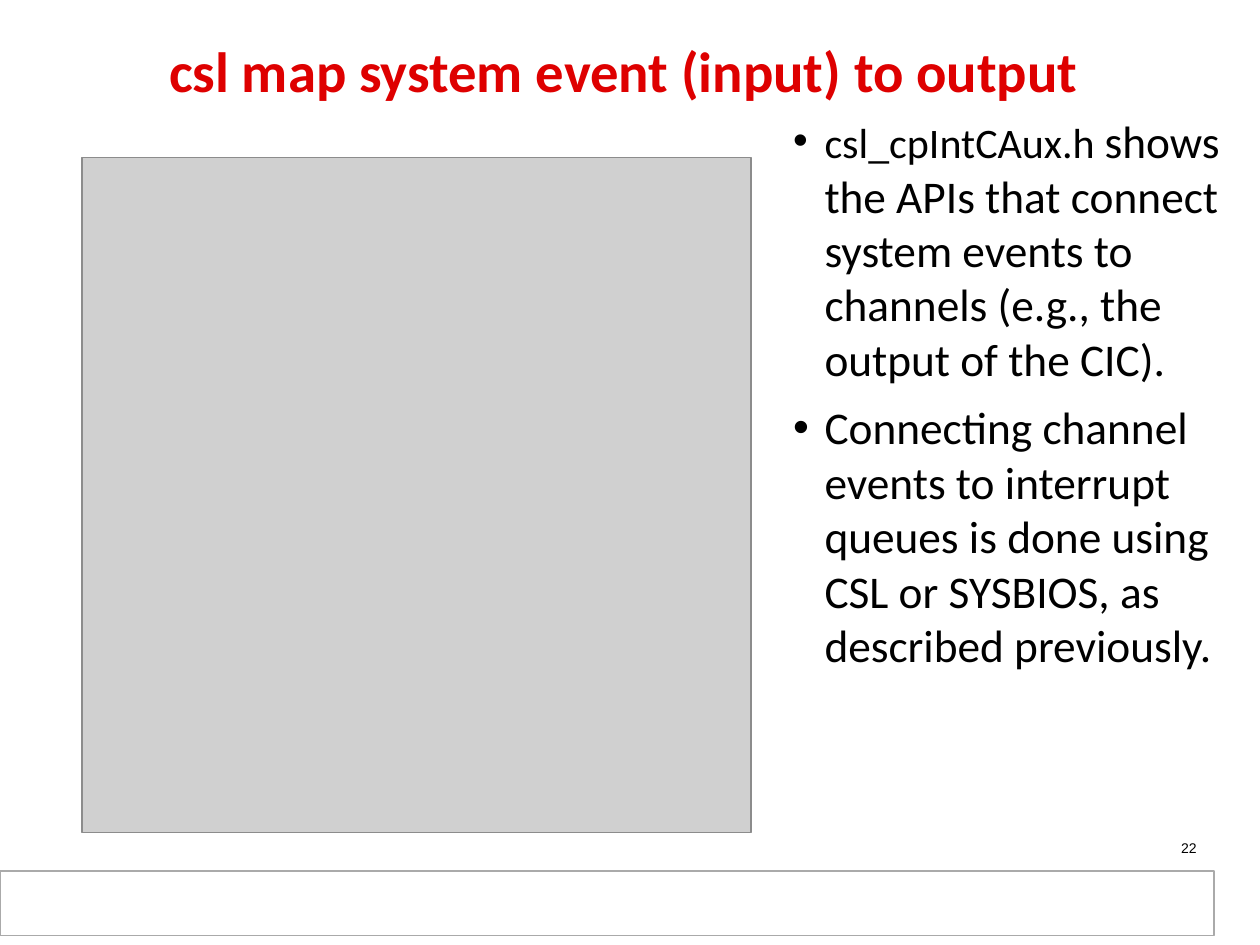
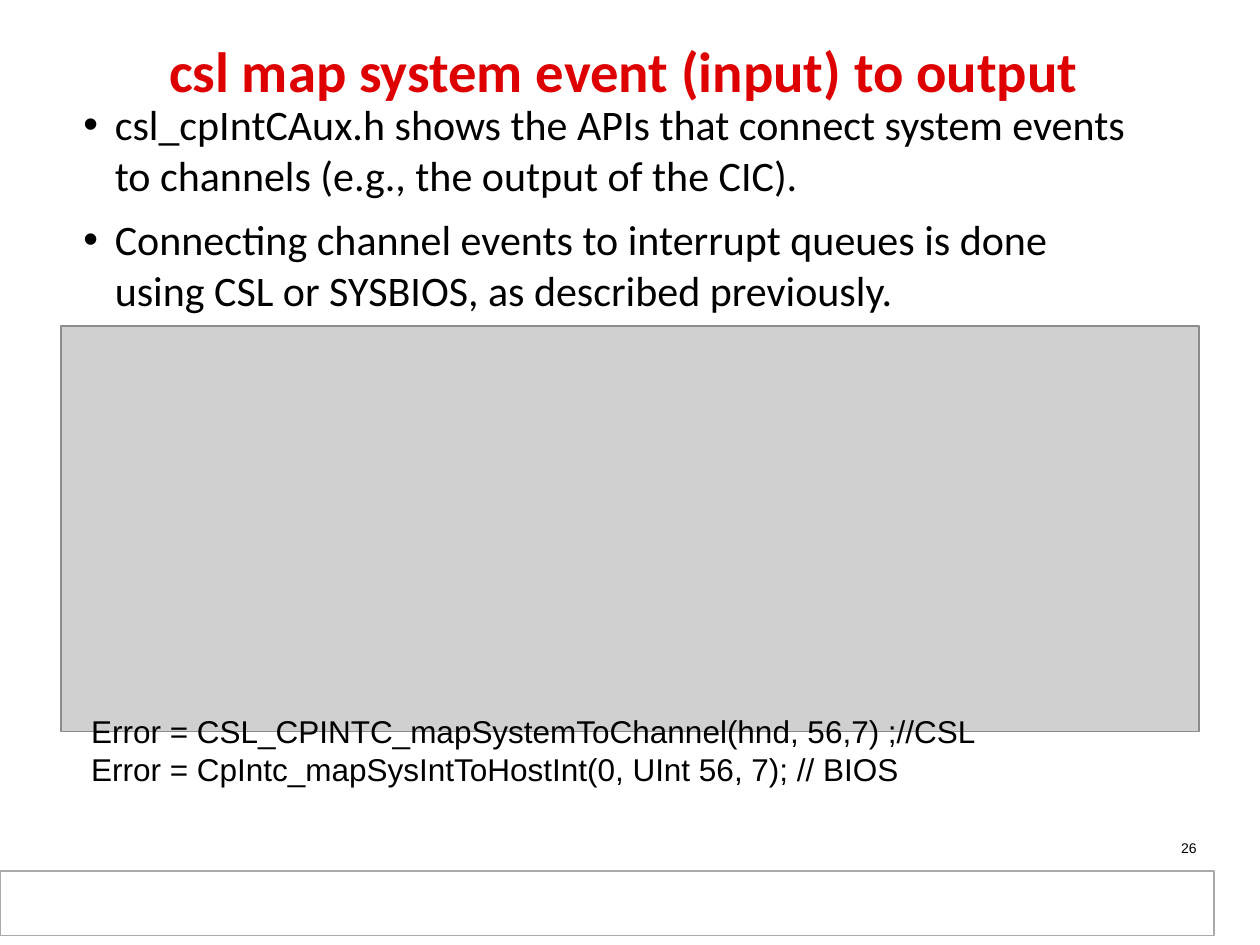
Before and after one commit to hari1989/keystone-workshop, a slide deck: slide 26 of slides/KeyStone_Interrupts.pptx (slide 22 before the commit). Drawn at 1260x945 pixels with LibreOffice and Linux fonts; fonts in the diff are those of the drawing; grey boxes stand for pictures; background and template pictures are left out. Boxes give left, top, right and bottom in pixels: in the first picture for what was removed or moved away, otherwise in the second. Text is boxed around its words. In the diff, an @@ line names an element or a change of style, - is before the commit and + after.

```diff
--- a/slides/KeyStone_Interrupts.pptx
+++ b/slides/KeyStone_Interrupts.pptx
@@ text "csl_cpIntCAux.h shows the APIs that ...": place and size @@
-text "csl_cpIntCAux.h shows the APIs that ..." at (825, 126, 1220, 670)
+text "csl_cpIntCAux.h shows the APIs that ..." at (115, 110, 1124, 314)
@@ text "csl_cpIntCAux.h shows the APIs that ..." at (115, 110, 1124, 314): size 24.1 to 24 pt in "csl_cpIntCAux.h"; size 25.9 to 24 pt @@
@@ picture removed at (82, 158, 751, 833) @@
@@ picture added at (60, 326, 1198, 732) @@
@@ text added at (91, 720, 975, 787), 18 pt, text #000000 @@
+Error = CSL_CPINTC_mapSystemToChannel(hnd, 56,7) ;//CSL
+Error = CpIntc_mapSysIntToHostInt(0, UInt 56, 7); // BIOS
@@ page number at (1181, 843, 1197, 853): text changed @@
-22
+26
```
Also in this commit, not shown: 5 other slides changed, 5 slides added, 3 slides removed.
